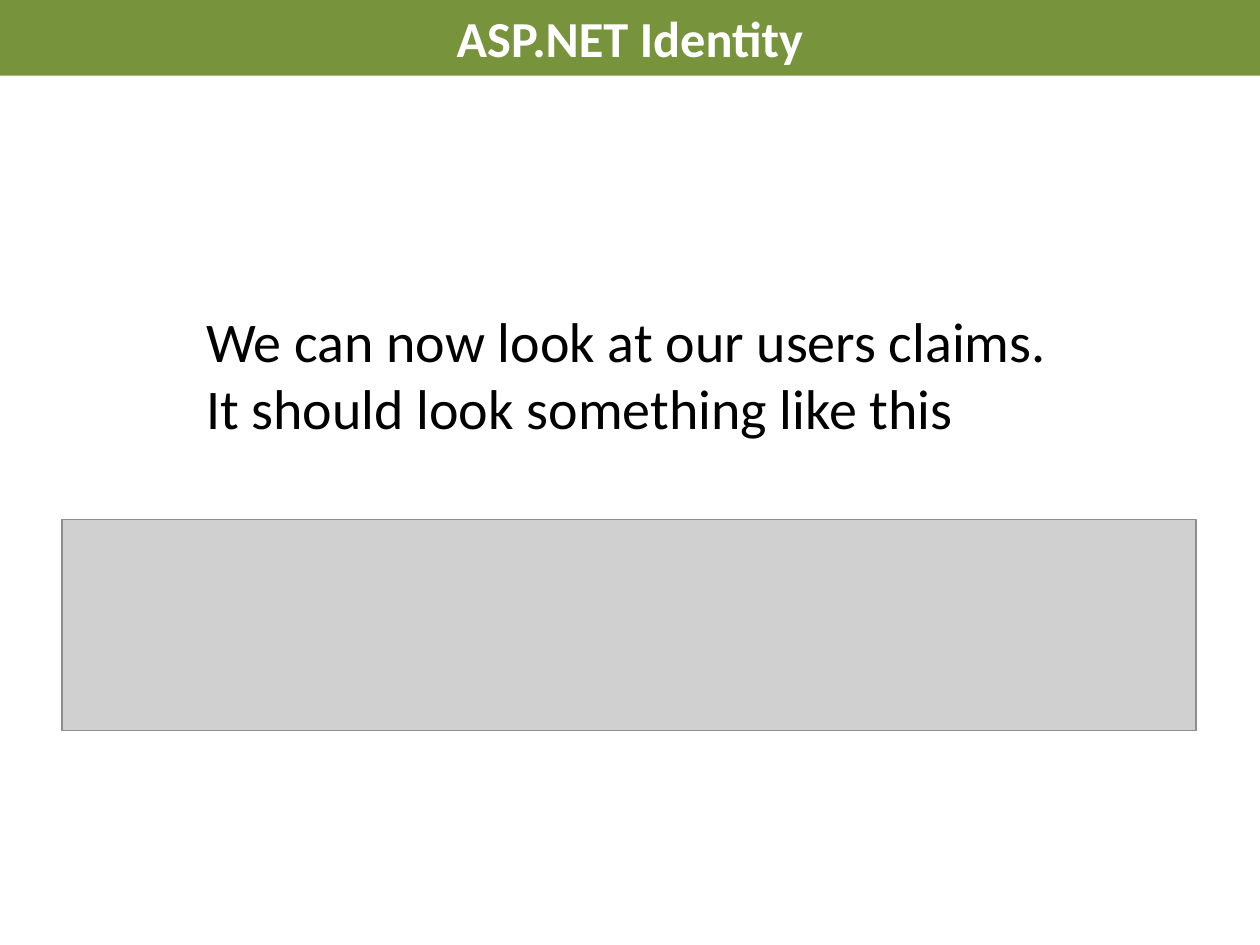
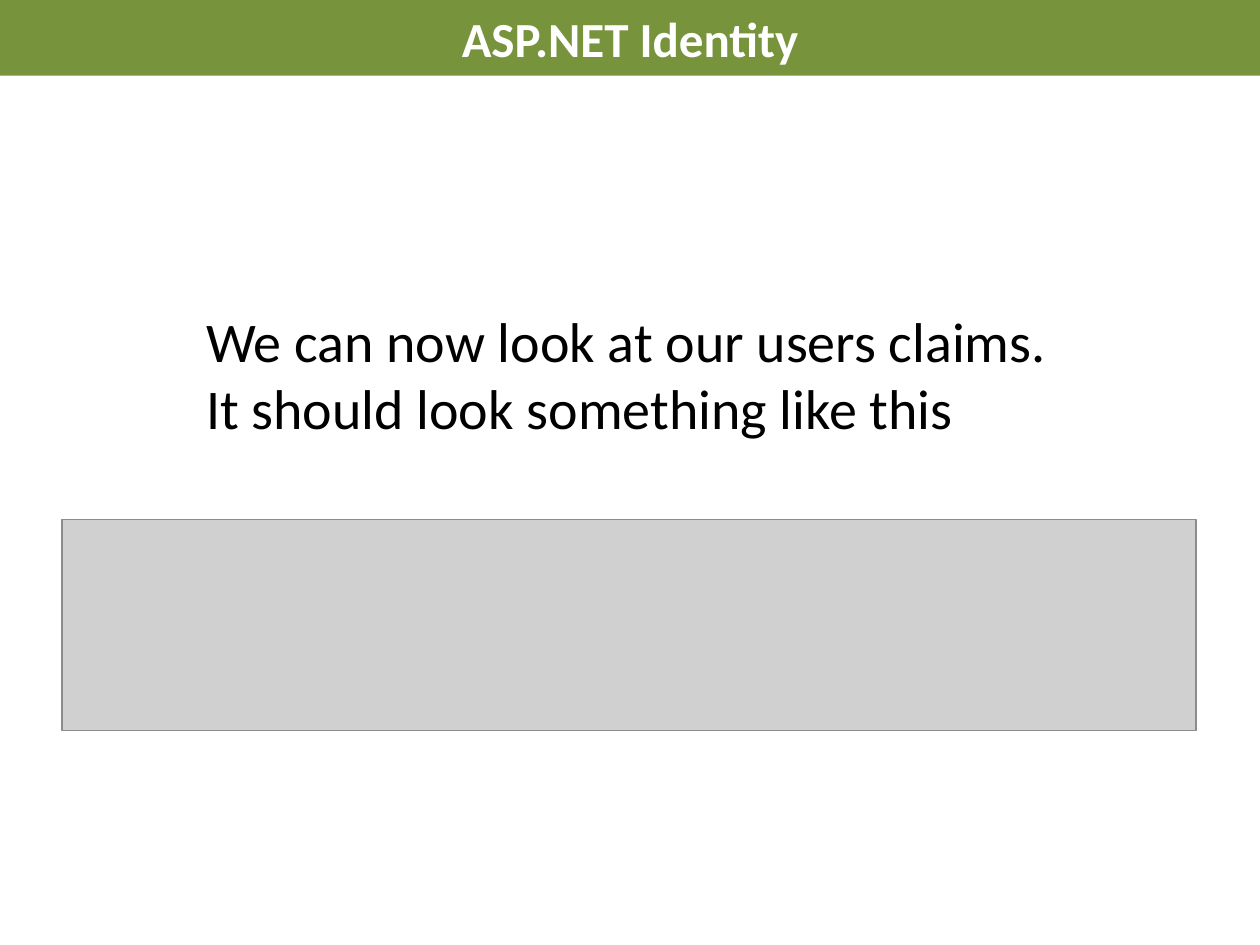
Before and after one commit to AndreasElffors/ProjectIdentity, a slide deck: slide 13 of Documents/Slides/Identity-ClaimsExerciseMVC.pptx. Drawn at 1260x945 pixels with LibreOffice and Linux fonts; fonts in the diff are those of the drawing; grey boxes stand for pictures; background and template pictures are left out. Boxes give left, top, right and bottom in pixels: in the first picture for what was removed or moved away, otherwise in the second. Text is boxed around its words. In the diff, an @@ line names an element or a change of style, - is before the commit and + after.

```diff
--- a/Documents/Slides/Identity-ClaimsExerciseMVC.pptx
+++ b/Documents/Slides/Identity-ClaimsExerciseMVC.pptx
@@ title "ASP.NET Identity" at (0, 0, 1260, 76): size 28.8 to 28 pt @@
```
Also in this commit, not shown: 5 other slides changed, 17 other files.
